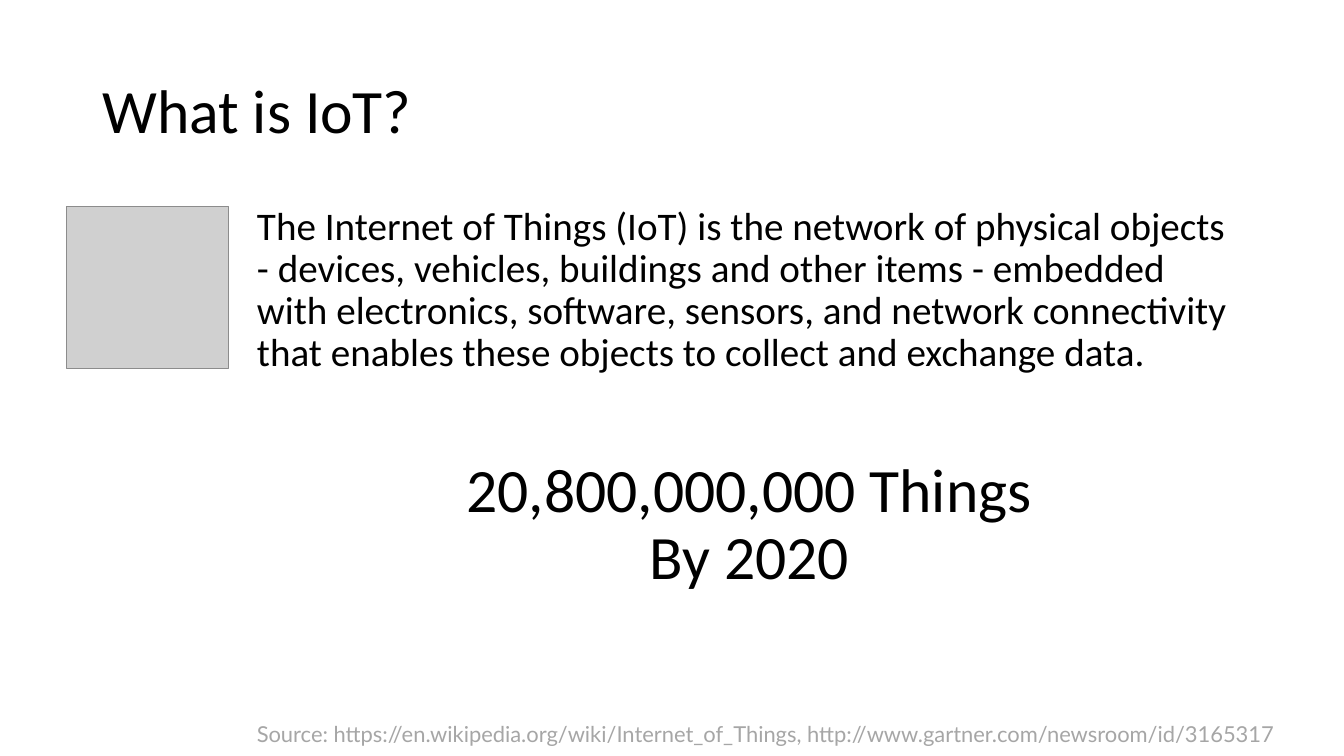
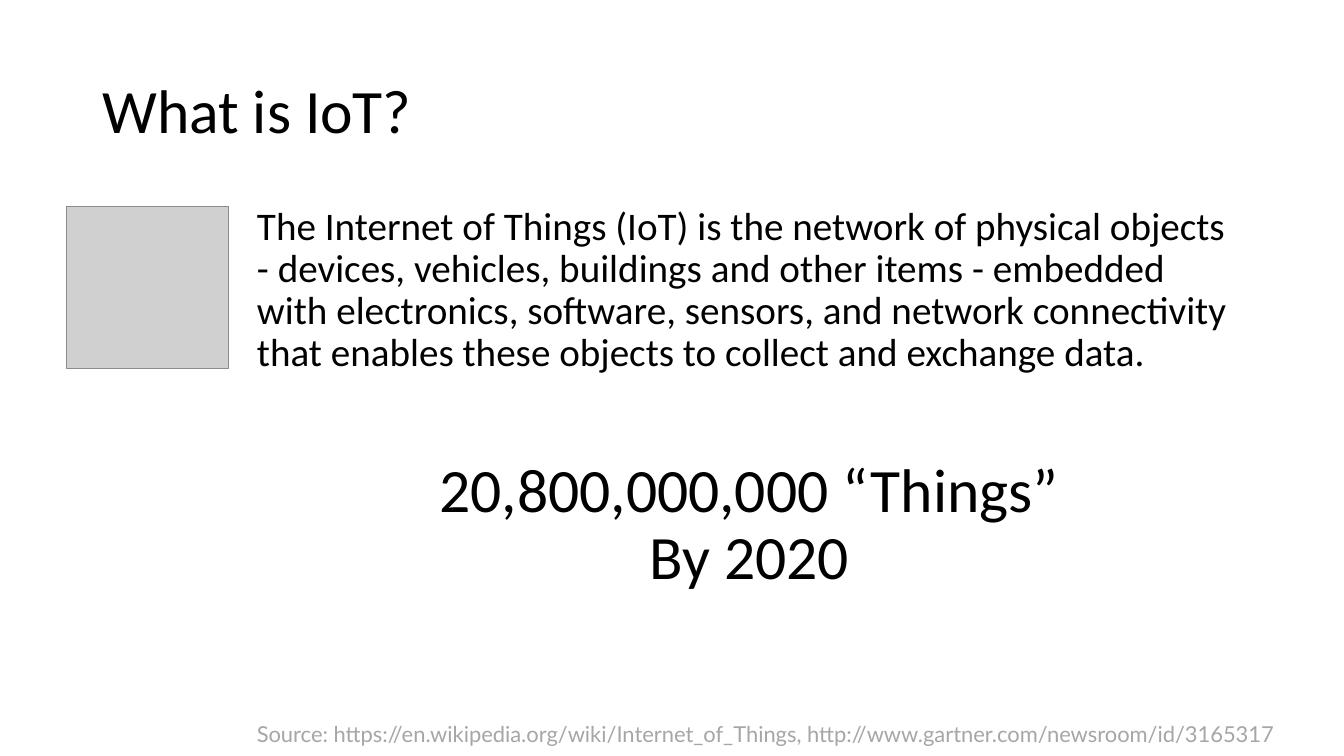
Before and after one commit to ianhoppes/AzureIotSuiteDemo, a slide deck: slide 2 of Slides/AzureIoTSuite.pptx. Drawn at 1344x756 pixels with LibreOffice and Linux fonts; fonts in the diff are those of the drawing; grey boxes stand for pictures; background and template pictures are left out. Boxes give left, top, right and bottom in pixels: in the first picture for what was removed or moved away, otherwise in the second. Text is boxed around its words. In the diff, an @@ line names an element or a change of style, - is before the commit and + after.

Commit message:
Slide updates

```diff
--- a/Slides/AzureIoTSuite.pptx
+++ b/Slides/AzureIoTSuite.pptx
@@ text at bbox=[439, 467, 1058, 589]: text changed @@
-20,800,000,000 Things
-By 2020
+20,800,000,000 “Things”
+By 2020
```
Also in this commit, not shown: 2 other slides changed.
